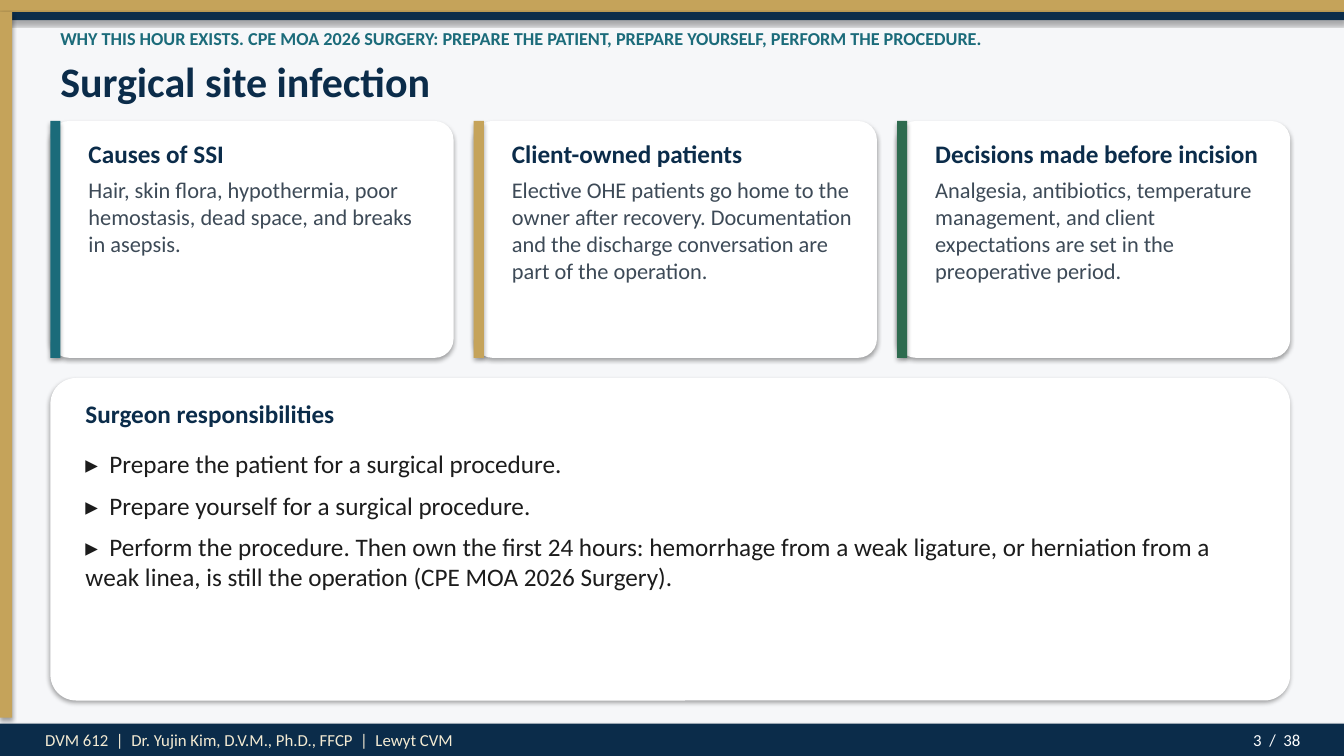
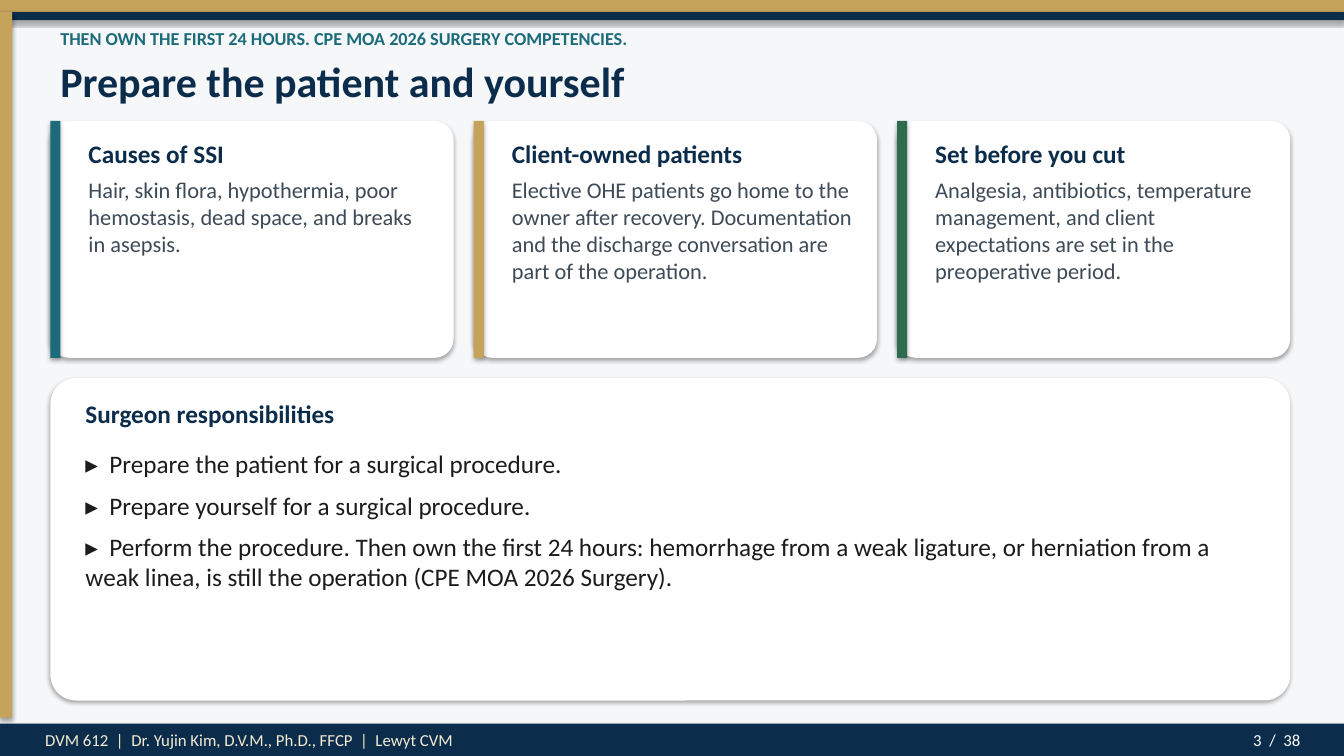
Before and after one commit to drkimvet/happycare, a slide deck: slide 3 of lectures/DVM-612_Week4_Preop_PatientPrep_Postop.pptx. Drawn at 1344x756 pixels with LibreOffice and Linux fonts; fonts in the diff are those of the drawing. Boxes give left, top, right and bottom in pixels: in the first picture for what was removed or moved away, otherwise in the second. Text is boxed around its words. In the diff, an @@ line names an element or a change of style, - is before the commit and + after.

```diff
--- a/lectures/DVM-612_Week4_Preop_PatientPrep_Postop.pptx
+++ b/lectures/DVM-612_Week4_Preop_PatientPrep_Postop.pptx
@@ text at (60, 32, 628, 45): text changed @@
-WHY THIS HOUR EXISTS. CPE MOA 2026 SURGERY: PREPARE THE PATIENT, PREPARE YOURSELF, PERFORM THE PROCEDURE.
+THEN OWN THE FIRST 24 HOURS. CPE MOA 2026 SURGERY COMPETENCIES.
@@ text at (60, 67, 624, 104): text changed @@
-Surgical site infection
+Prepare the patient and yourself
@@ text at (935, 145, 1126, 167): text changed @@
-Decisions made before incision
+Set before you cut
```
Also in this commit, not shown: 20 other slides changed, 7 other files.
